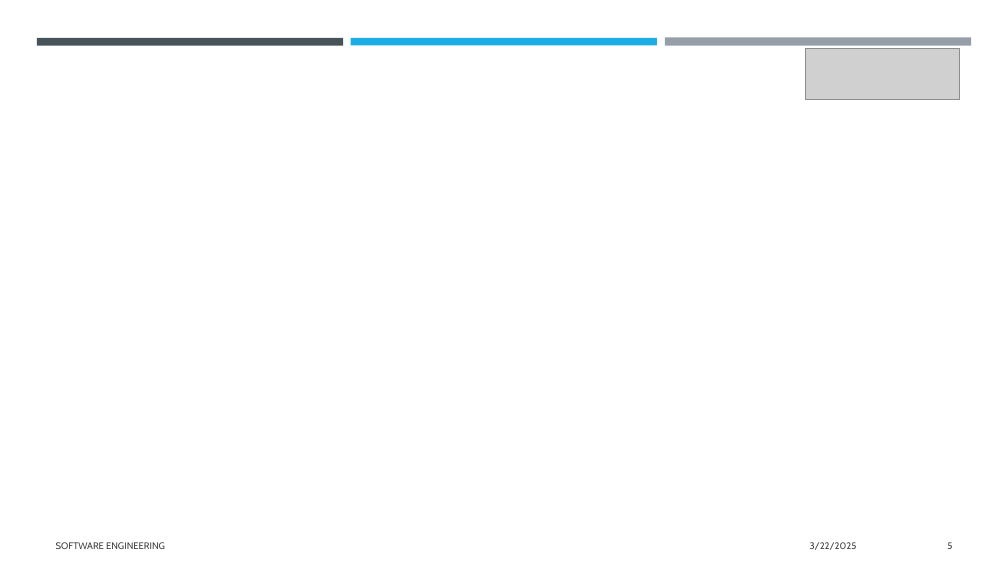
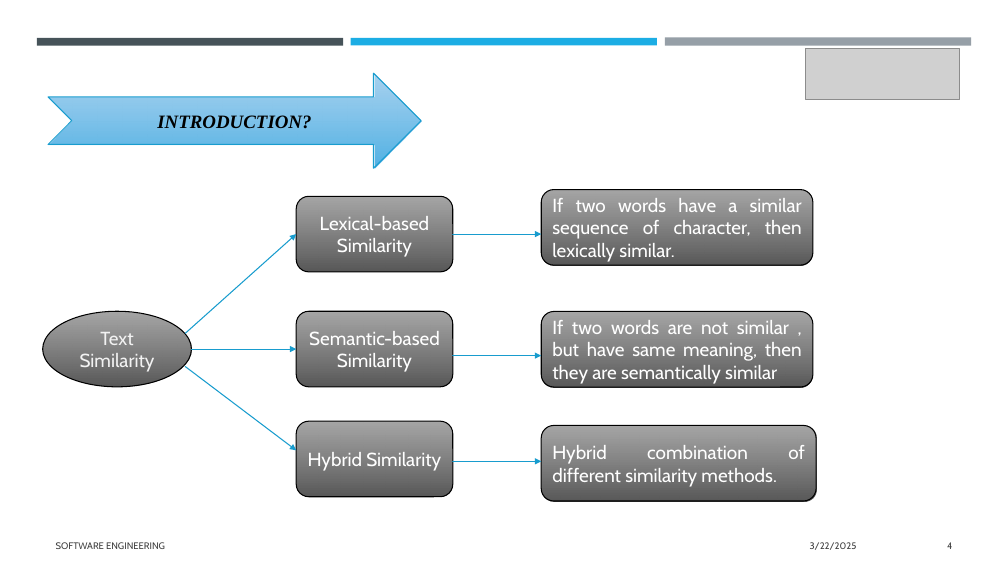
Before and after one commit to senthilmasters2024/Tech_Tweakers, a slide deck: slide 4 of SemanticAnalysisTextualData/SemanticAnalysisTextualData/Documentation/SemanticAnalysisTextualData.pptx (slide 5 before the commit). Drawn at 1008x567 pixels with LibreOffice and Linux fonts; fonts in the diff are those of the drawing; grey boxes stand for pictures. Boxes give left, top, right and bottom in pixels: in the first picture for what was removed or moved away, otherwise in the second. Text is boxed around its words. In the diff, an @@ line names an element or a change of style, - is before the commit and + after.

```diff
--- a/SemanticAnalysisTextualData/SemanticAnalysisTextualData/Documentation/SemanticAnalysisTextualData.pptx
+++ b/SemanticAnalysisTextualData/SemanticAnalysisTextualData/Documentation/SemanticAnalysisTextualData.pptx
@@ notched right arrow added at (x1=48, y1=73, x2=421, y2=169), fill gradient #9CCCED to #52B1E5, outline #189CCE 1 pt, 18 pt, text #000000, bold, italic @@
+INTRODUCTION?
@@ rounded rectangle added at (x1=296, y1=197, x2=453, y2=272), fill gradient #9B9B9B to #595959, outline #000000 1 pt, 18 pt, text #FFFFFF @@
+Lexical-based Similarity
@@ rounded rectangle added at (x1=541, y1=190, x2=813, y2=265), fill gradient #9B9B9B to #595959, outline #000000 1 pt, 18 pt, text #FFFFFF @@
+If two words have a similar sequence of character, then lexically similar.
@@ arrow added from (185, 333) to (296, 234), #189CCE 1 pt @@
@@ arrow added from (453, 234) to (541, 234), #189CCE 1 pt @@
@@ ellipse added at (x1=43, y1=312, x2=192, y2=387), fill gradient #9B9B9B to #595959, outline #000000 1 pt, 18 pt, text #F2F2F2 @@
+Text Similarity
@@ rounded rectangle added at (x1=296, y1=312, x2=453, y2=387), fill gradient #9B9B9B to #595959, outline #000000 1 pt, 18 pt, text #FFFFFF @@
+Semantic-based Similarity
@@ rounded rectangle added at (x1=541, y1=312, x2=813, y2=387), fill gradient #9B9B9B to #595959, outline #000000 1 pt, 18 pt, text #FFFFFF @@
+If two words are not similar , but have same meaning, then they are semantically similar
@@ arrow added from (191, 349) to (296, 349), #189CCE 1 pt @@
@@ arrow added from (453, 355) to (541, 355), #189CCE 1 pt @@
@@ arrow added from (185, 367) to (296, 451), #189CCE 1 pt @@
@@ rounded rectangle added at (x1=296, y1=421, x2=453, y2=497), fill gradient #9B9B9B to #595959, outline #000000 1 pt, 18 pt, text #FFFFFF @@
+Hybrid Similarity
@@ rounded rectangle added at (x1=541, y1=426, x2=817, y2=501), fill gradient #9B9B9B to #595959, outline #000000 1 pt, 18 pt, text #FFFFFF @@
+Hybrid combination of different similarity methods.
@@ arrow added from (453, 461) to (541, 461), #189CCE 1 pt @@
@@ page number at (x1=947, y1=542, x2=952, y2=549): text changed @@
-5
+4
```
Also in this commit, not shown: 6 other slides changed, 4 slides added.
